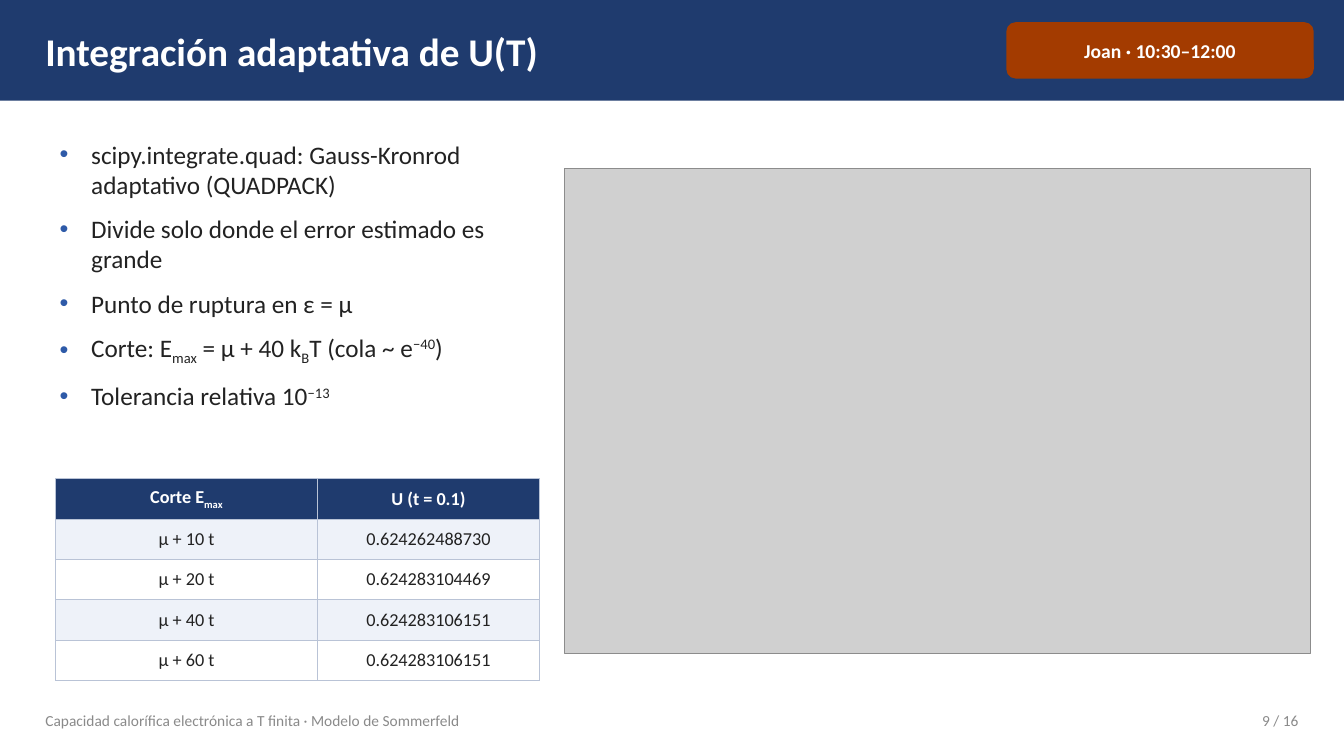
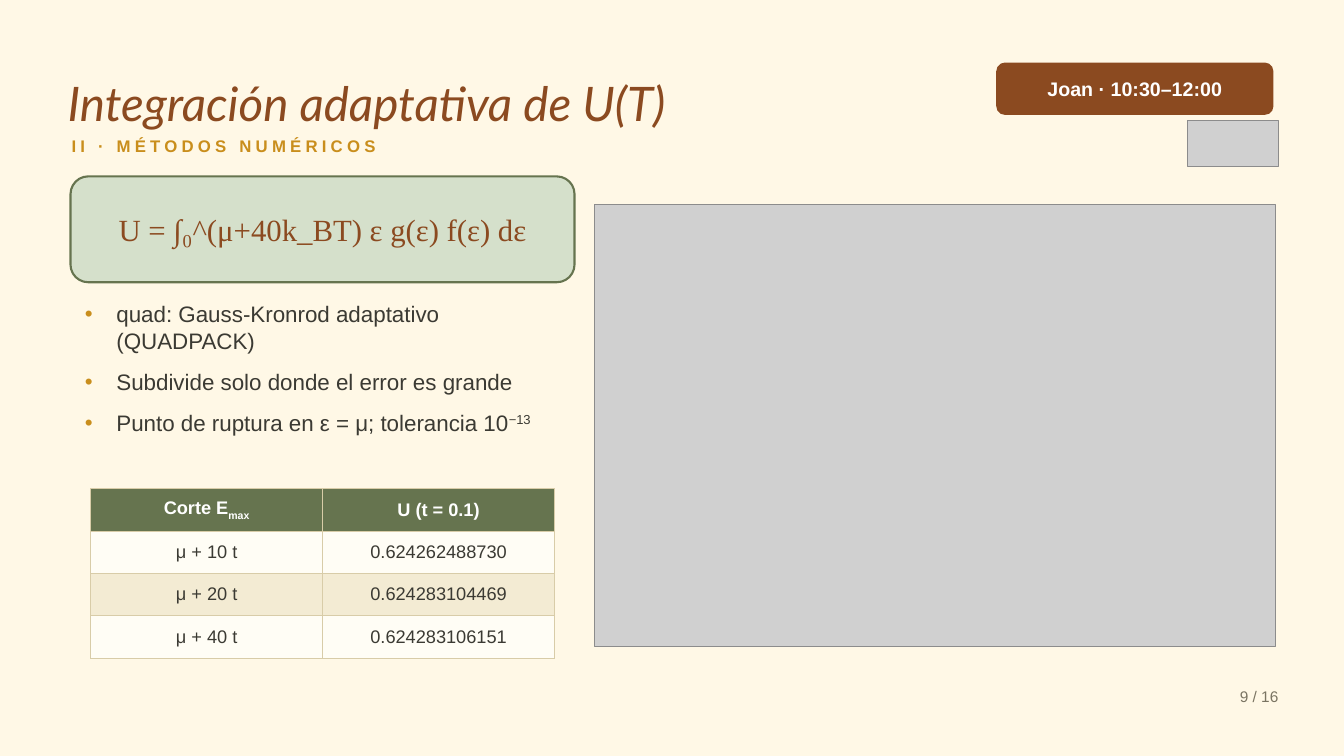
Before and after one commit to SolecitoPunk/capacidad_calorifica, a slide deck: slide 9 of presentacion/presentacion_sommerfeld.pptx. Drawn at 1344x756 pixels with LibreOffice and Linux fonts; fonts in the diff are those of the drawing; grey boxes stand for pictures; background and template pictures are left out. Boxes give left, top, right and bottom in pixels: in the first picture for what was removed or moved away, otherwise in the second. Text is boxed around its words. In the diff, an @@ line names an element or a change of style, - is before the commit and + after.

```diff
--- a/presentacion/presentacion_sommerfeld.pptx
+++ b/presentacion/presentacion_sommerfeld.pptx
@@ background #FFFFFF to picture (left out) @@
@@ rectangle removed at [0, 0, 1344, 101] @@
@@ text "Integración adaptativa de U(T)": place and size @@
-text "Integración adaptativa de U(T)" at [45, 37, 537, 73]
+text "Integración adaptativa de U(T)" at [68, 84, 665, 130]
@@ text "Integración adaptativa de U(T)" at [68, 84, 665, 130]: size 28 to 34 pt, font Calibri to Lato, text colour #FFFFFF to #8B4A20, bold off, italic on; vertical alignment middle to bottom @@
@@ rounded rectangle "Joan · 10:30–12:00": place and size @@
-rounded rectangle "Joan · 10:30–12:00" at [1006, 22, 1314, 79]
+rounded rectangle "Joan · 10:30–12:00" at [996, 63, 1273, 115]
@@ rounded rectangle "Joan · 10:30–12:00" at [996, 63, 1273, 115]: font Calibri to Arial; fill #A33B00 to #8B4A20 @@
@@ text added at [72, 139, 375, 152], 12 pt, text #C98E1C, bold @@
+II · MÉTODOS NUMÉRICOS
@@ picture added at [1188, 121, 1278, 166] @@
@@ rounded rectangle added at [71, 176, 575, 282], fill #D5E0CB, outline #66744F 1.5 pt @@
@@ picture: place and size @@
-picture at [565, 168, 1311, 653]
+picture at [595, 205, 1275, 647]
@@ text added at [119, 219, 526, 247], 22 pt, text #8B4A20 @@
+U = ∫₀^(μ+40k_BT) ε g(ε) f(ε) dε
@@ text at [116, 305, 531, 436]: text changed; size 18 to 16 pt; font Calibri to Arial; text colour #222222 to #3B3A33 @@
-• scipy.integrate.quad: Gauss-Kronrod adaptativo (QUADPACK)
-• Divide solo donde el error estimado es grande
-• Punto de ruptura en ε = μ
-• Corte: Emax = μ + 40 kBT (cola ~ e−40)
-• Tolerancia relativa 10−13
+• quad: Gauss-Kronrod adaptativo (QUADPACK)
+• Subdivide solo donde el error es grande
+• Punto de ruptura en ε = μ; tolerancia 10−13
@@ table at [91, 489, 555, 658] @@
-row 5: μ + 60 t | 0.624283106151
@@ table: place and size @@
-table at [55, 479, 539, 681]
+table at [91, 489, 555, 658]
@@ text "9 / 16": place and size @@
-text "9 / 16" at [1262, 715, 1299, 726]
+text "9 / 16" at [1240, 691, 1278, 702]
@@ text "9 / 16" at [1240, 691, 1278, 702]: font Calibri to Arial, text colour #8A8A8A to #7A7462 @@
@@ text removed at [45, 715, 460, 729] @@
-Capacidad calorífica electrónica a T finita · Modelo de Sommerfeld
```
Also in this commit, not shown: 15 other slides changed, 19 other files.
